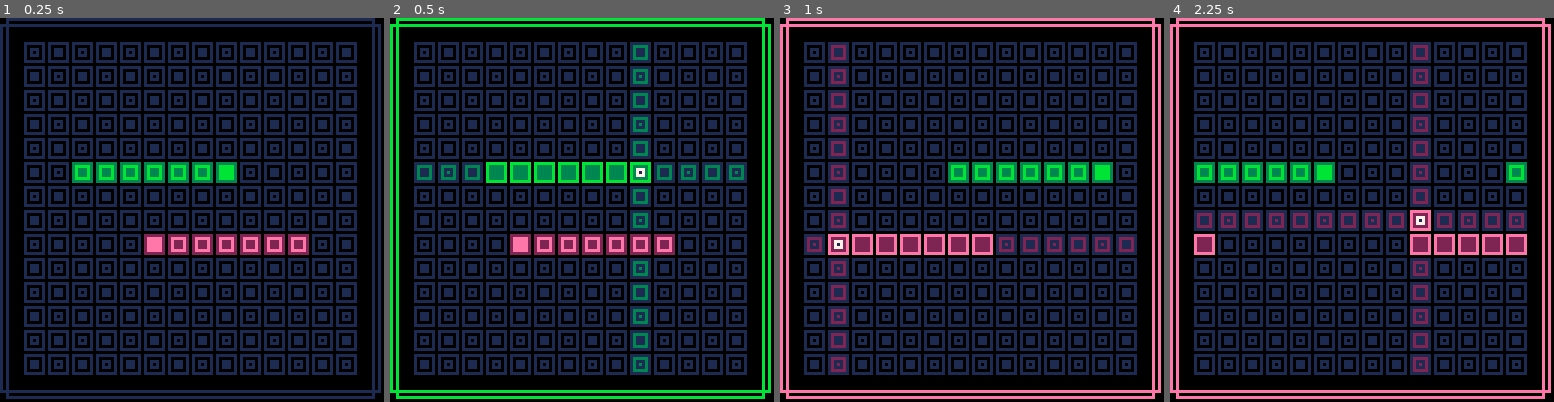
Above: before the commit, frames 1-4 (left to right).
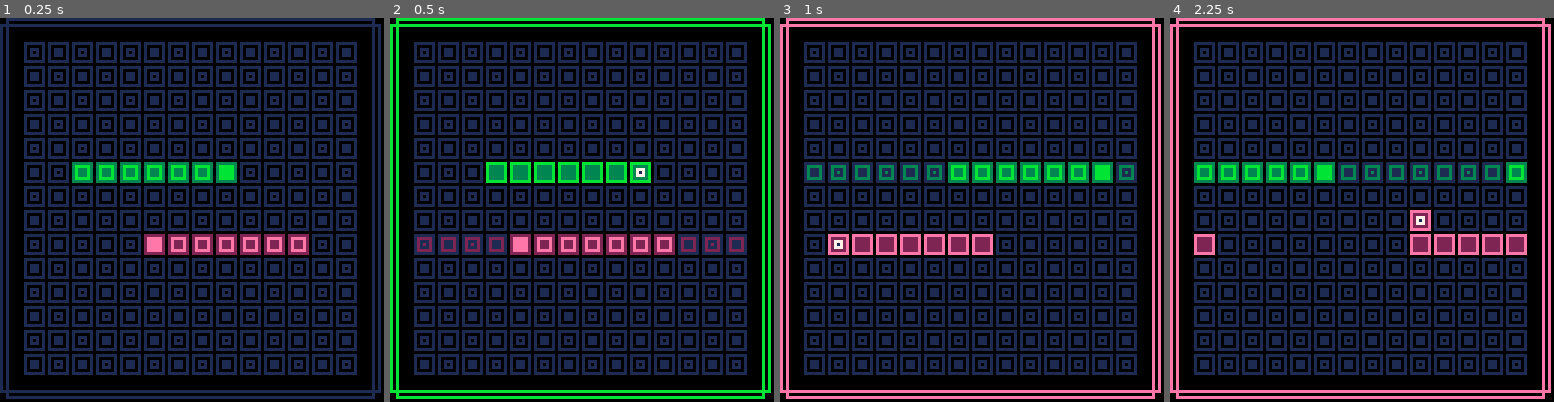
Above: after the commit, the same moments.

Repository: alxgnon/pico-8
Game: PICO-8 cartridge ouroboros.p8
The game is run twice, just before and just after one commit, with the same random seed, the same clock (stepped at 60 frames per second) and the same inputs.
Inputs:
- Up to frame 1 (0.25 s): no input
- Up to frame 2 (0.5 s): tap X (X key) at 0.33 s
- Up to frame 3 (1 s): tap O (Z key) at 0.7 s
- Up to frame 4 (2.25 s): tap X (X key) at 1.07, 1.85 s; hold Right 1.6-2.1 s; tap O (Z key) at 1.7, 2.1 s; hold Up from 2.15 s (still down)

Frame 1 is identical in both runs. In frame 2, 2.6% of the frame differs, in the area x 7-93%, y 7-93%; in frame 3, 2.6%; in frame 4, 3.1%.

Commit message:
ouroboros: draw ruler for other

Diff:
--- a/ouroboros.p8
+++ b/ouroboros.p8
@@ -9,15 +9,15 @@
 
 curr = nil
 
-function bright(frame)
-	if (frame==rose) return 14
-	if (frame==vert) return 11
+function bright(snake)
+	if (snake==rosee) return 14
+	if (snake==verte) return 11
 	return 1
 end
 
-function muted(frame)
-	if (frame==rose) return 02
-	if (frame==vert) return 03
+function muted(snake)
+	if (snake==rosee) return 02
+	if (snake==verte) return 03
 	return 1
 end
 
@@ -75,7 +75,7 @@
 	local other = other(a)
 
 	local frame = a.frame
-	if curr ~= frame then
+	if curr ~= a then
 		frame += 2
 	end
 
@@ -118,10 +118,13 @@
 end
 
 function draw_ruler(a)
-	local color = muted(a.frame)
+	local color = muted(a)
 	local x,y=flr(a.x+1)*8,flr(a.y+1)*8
-	rectfill(x+1,8,x+5,118,color)
-	rectfill(8,y+1,118,y+5,color)
+	if a.dx == 0 then
+		rectfill(x+1,8,x+5,118,color)
+	else
+		rectfill(8,y+1,118,y+5,color)
+	end
 end
 
 function _init()
@@ -132,9 +135,9 @@
 
 function switch()
 	if btn"4" then
-		curr = rose
+		curr = rosee
 	elseif btn"5" then
-		curr = vert
+		curr = verte
 	end
 end
 
@@ -144,10 +147,7 @@
 	if (not curr) return
 
 	t += 1
-
-	if (curr==rose) rosee:control()
-	if (curr==vert) verte:control()
-
+	curr:control()
 	if t % 5 == 0 then
 		rosee:move()
 		verte:move()
@@ -163,8 +163,9 @@
 function _draw()
 	cls()
 	draw_border()
-	if (curr==rose) rosee:ruler()
-	if (curr==vert) verte:ruler()
+	if other(curr) then
+		other(curr):ruler()
+	end
 	map(0,0,0,0,128,128)
 	rosee:draw()
 	verte:draw()
